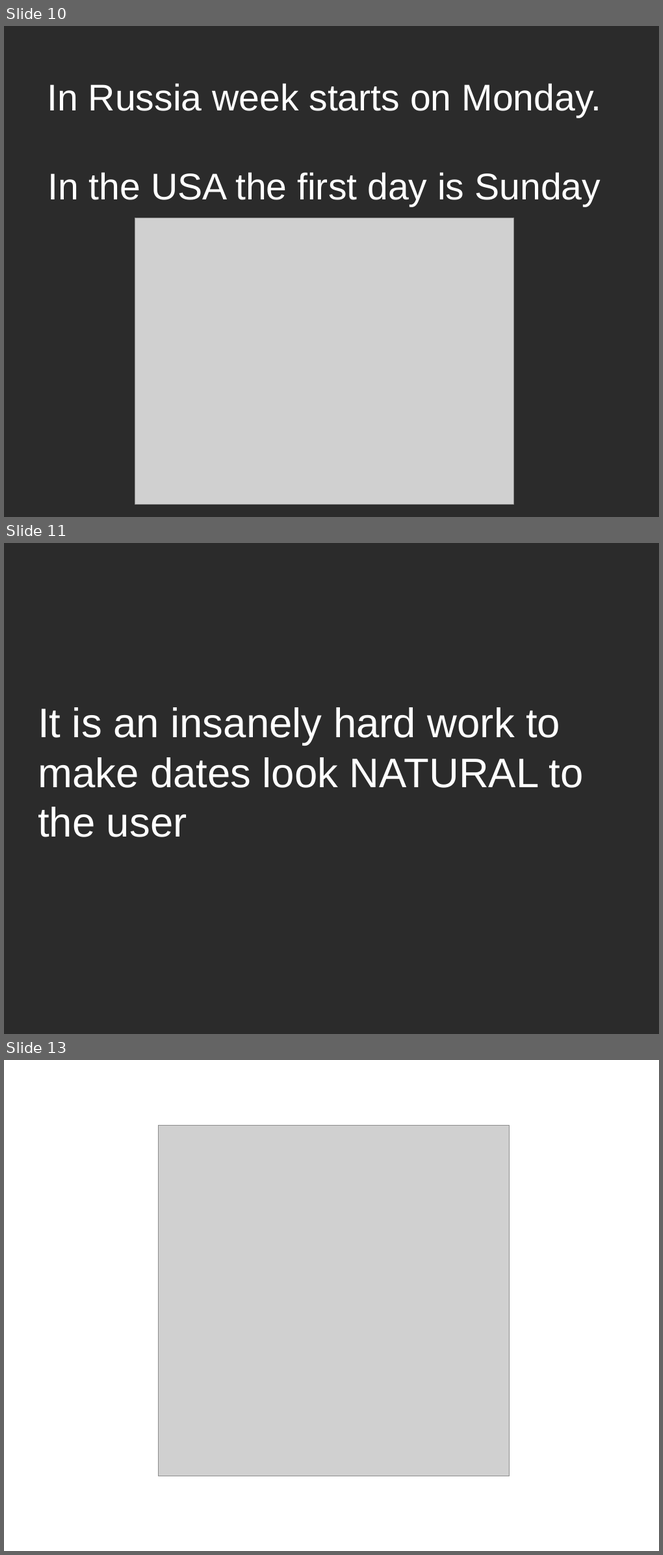
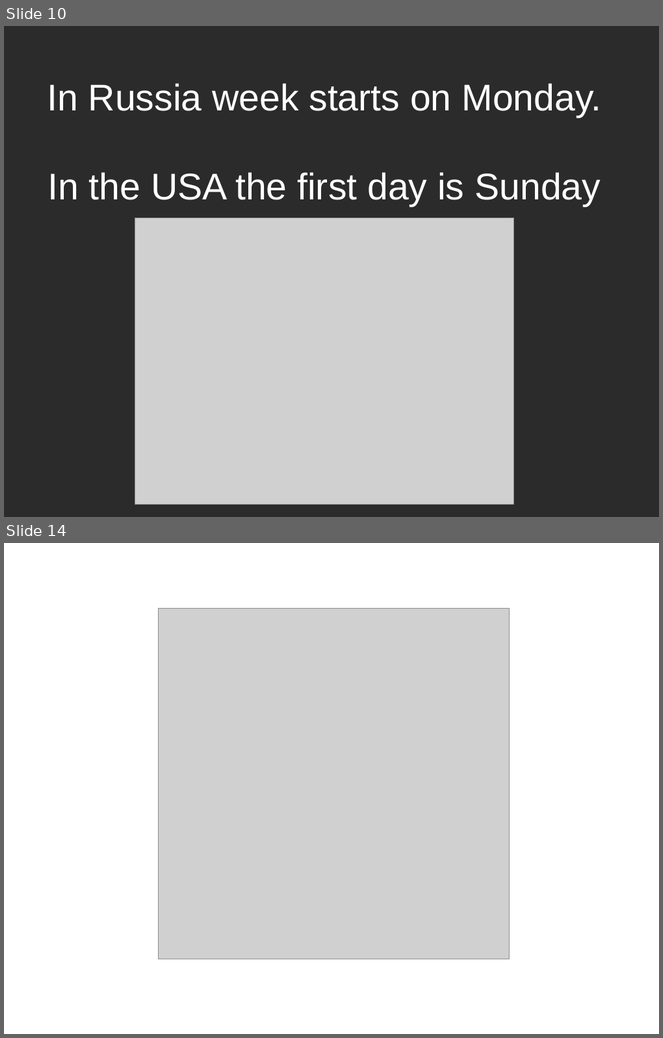
Before and after one commit to dodikk/ESLocale, a slide deck: article/slides/CalendarSqlite.odp. Shown one above the other, each under a label of ours: slides 10, 11 and 13 before the commit, slides 10 and 14 after it; the slides between them are not shown. The pictures are 663x1555 and 663x1038 pixels, drawn with LibreOffice and Linux fonts; fonts in the diff are those of the drawing; grey boxes stand for pictures; background and template pictures are left out; a plain dark background stands for a picture behind light text. Boxes give left, top, right and bottom in pixels: in the first picture for what was removed or moved away, otherwise in the second. Text is boxed around its words. In the diff, an @@ line names an element or a change of style, - is before the commit and + after.

```diff
--- a/article/slides/CalendarSqlite.odp
+++ b/article/slides/CalendarSqlite.odp
@@ slide 11 removed at [4, 543, 659, 1034], background picture (left out) @@
@@ text removed at [38, 707, 584, 837] @@
-It is an insanely hard work to make dates look NATURAL to the user
@@ what was slide 13 is now slide 14 @@
```
Also in this commit, not shown: 8 slides added, 1 other slide removed, 1 other file.
